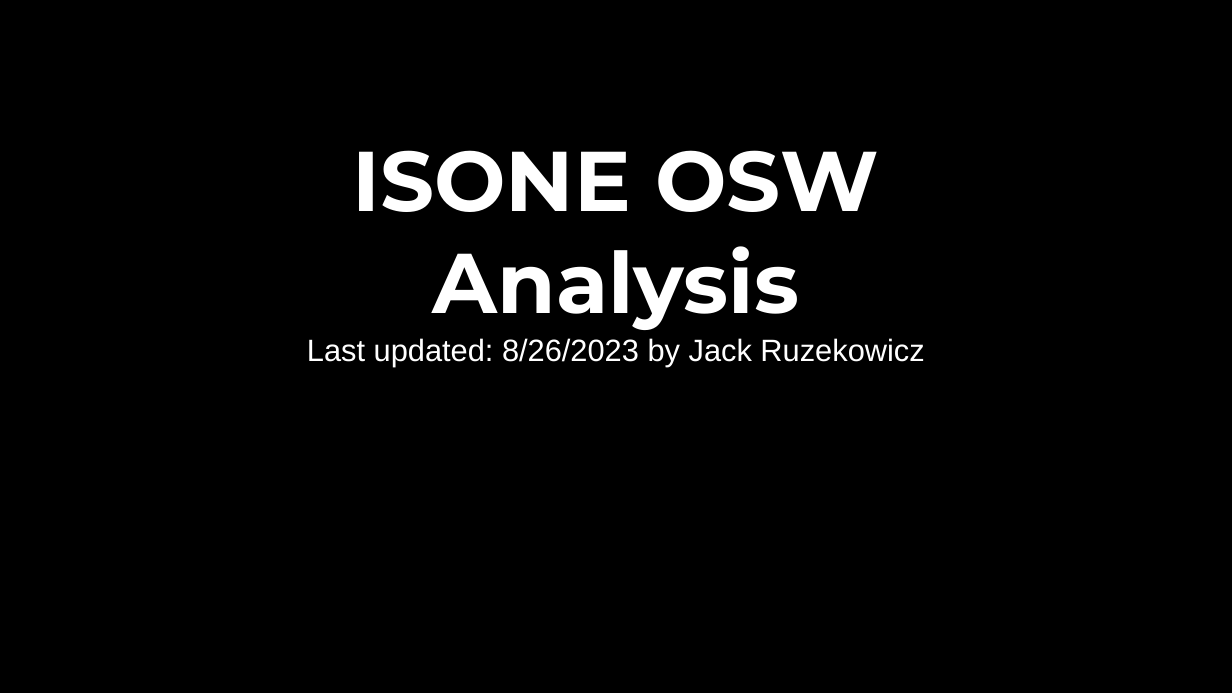
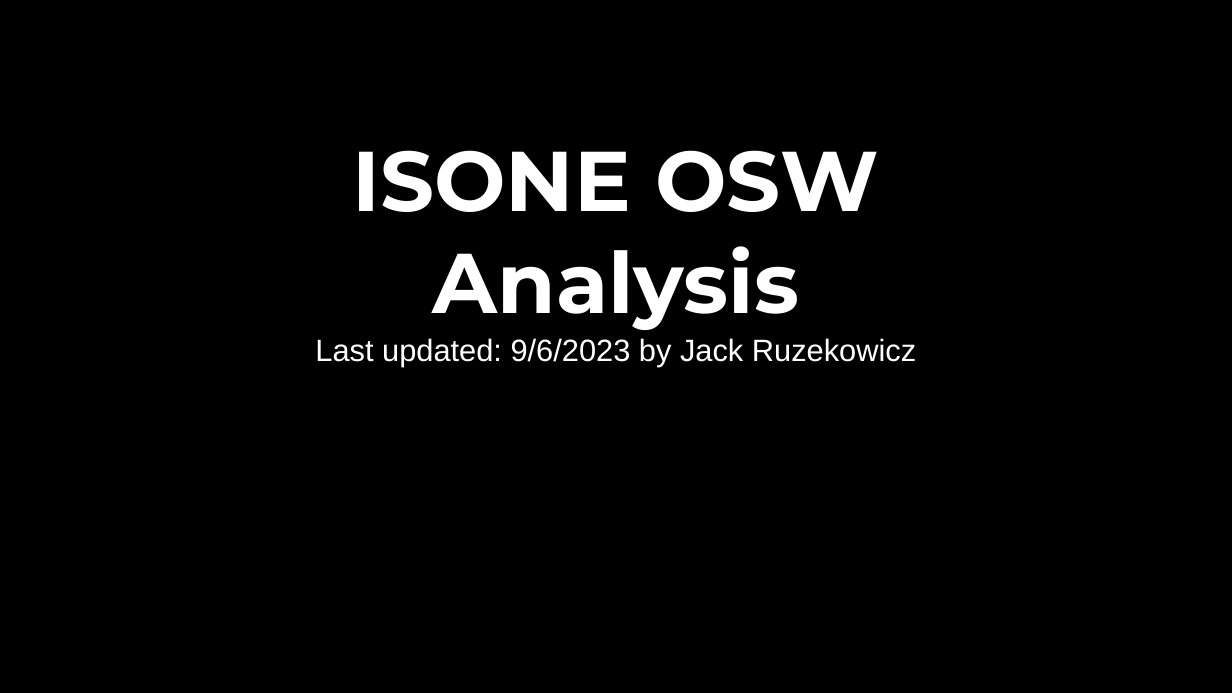
Before and after one commit to jruzekow/osw-analysis, a slide deck: slide 1 of OSW and Solar Analysis Results.pptx. Drawn at 1232x693 pixels with LibreOffice and Linux fonts; fonts in the diff are those of the drawing. Boxes give left, top, right and bottom in pixels: in the first picture for what was removed or moved away, otherwise in the second. Text is boxed around its words. In the diff, an @@ line names an element or a change of style, - is before the commit and + after.

```diff
--- a/OSW and Solar Analysis Results.pptx
+++ b/OSW and Solar Analysis Results.pptx
@@ text at [315, 338, 916, 366]: text changed @@
-Last updated: 8/26/2023 by Jack Ruzekowicz
+Last updated: 9/6/2023 by Jack Ruzekowicz
```
Also in this commit, not shown: 8 other slides changed, 8 slides added, 10 slides removed.
